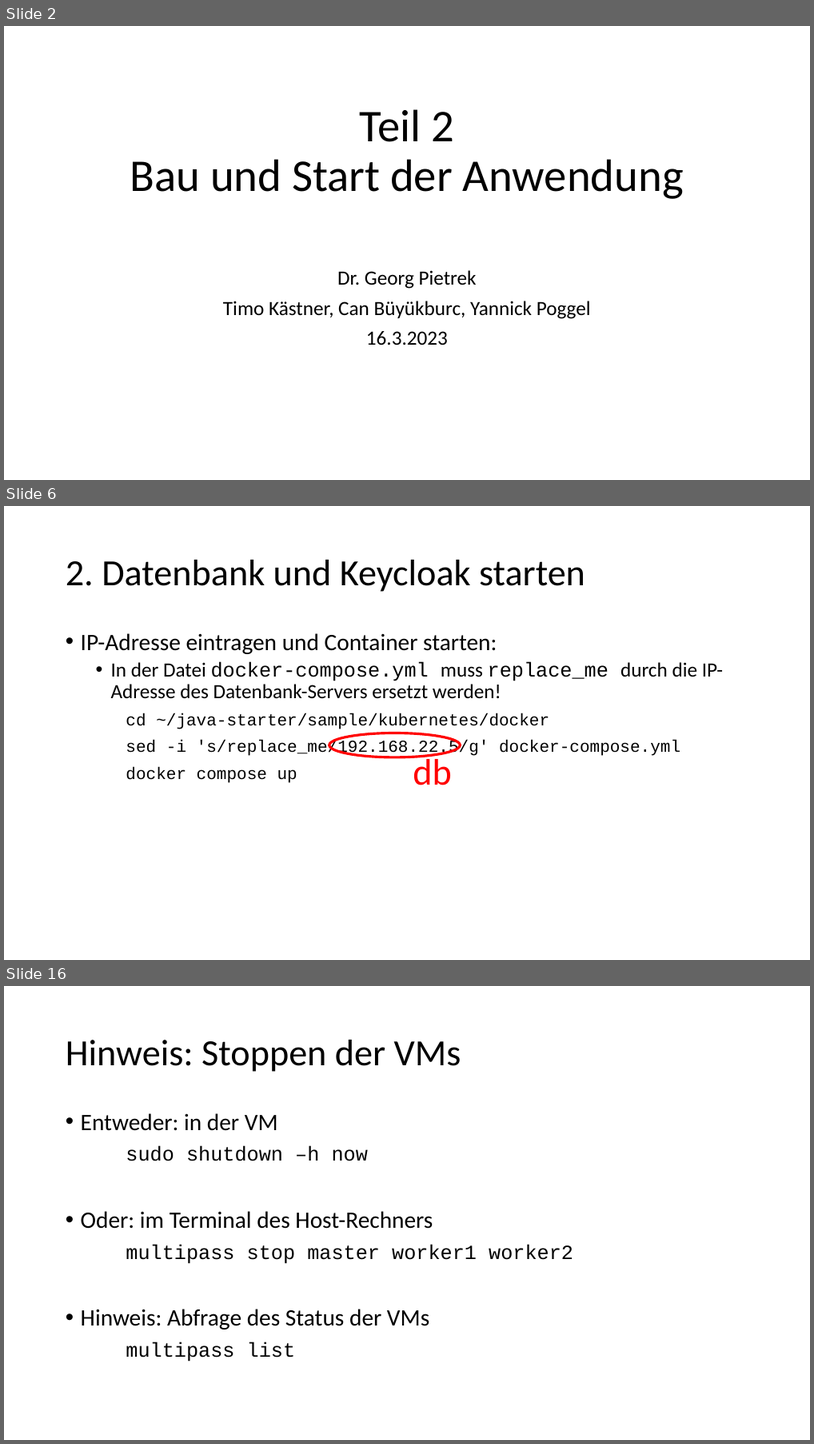
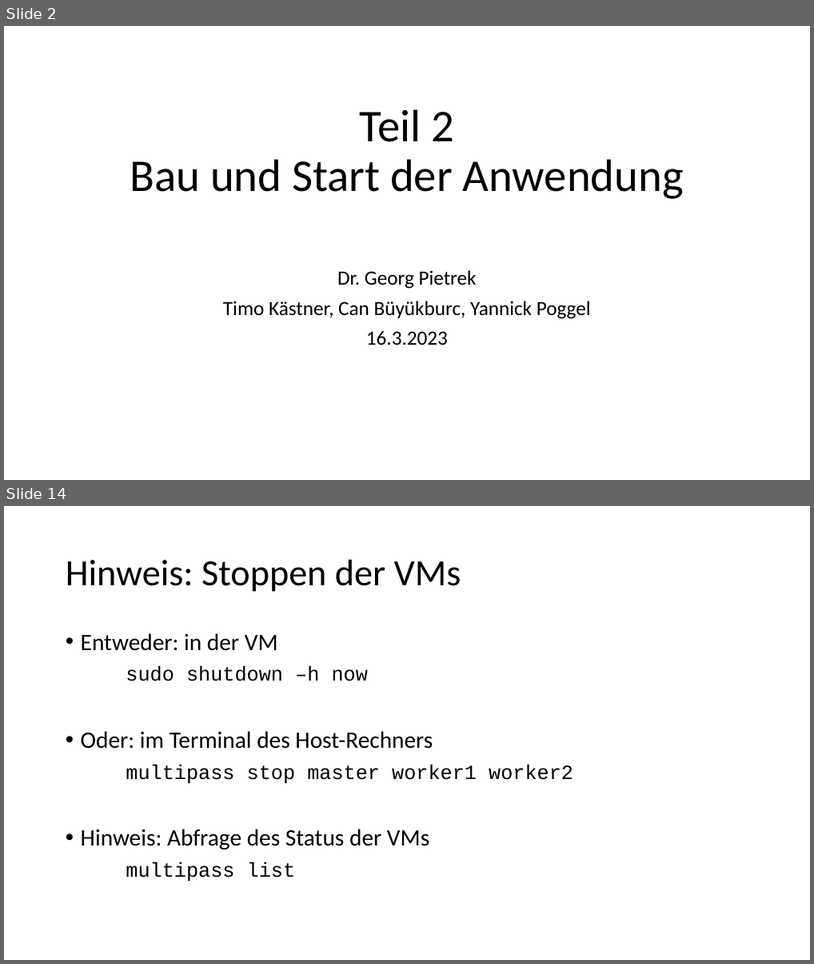
Before and after one commit to igeldo/PR4-SoSe23, a slide deck: sample/kubernetes/Bring your own device - Teil 2.pptx. Shown one above the other, each under a label of ours: slides 2, 6 and 16 before the commit, slides 2 and 14 after it; the slides between them are not shown. The pictures are 814x1444 and 814x964 pixels, drawn with LibreOffice and Linux fonts; fonts in the diff are those of the drawing. Boxes give left, top, right and bottom in pixels: in the first picture for what was removed or moved away, otherwise in the second. Text is boxed around its words. In the diff, an @@ line names an element or a change of style, - is before the commit and + after.

```diff
--- a/sample/kubernetes/Bring your own device - Teil 2.pptx
+++ b/sample/kubernetes/Bring your own device - Teil 2.pptx
@@ slide 6 removed at [4,506,810,960], background #FFFFFF @@
@@ title removed at [66,560,586,592] @@
-2. Datenbank und Keycloak starten
@@ text removed at [81,633,723,783] @@
-• IP-Adresse eintragen und Container starten:
-  • In der Datei docker-compose.yml muss replace_me durch die IP-Adresse des Datenbank-Servers ersetzt werden!
-cd ~/java-starter/sample/kubernetes/docker
-sed -i 's/replace_me/192.168.22.5/g' docker-compose.yml
-docker compose up
@@ ellipse removed at [330,733,460,757] @@
@@ text removed at [413,754,452,785] @@
-db
@@ what was slide 16 is now slide 14 @@
```
Also in this commit, not shown: 10 slides changed, 1 slide added, 2 other slides removed.
